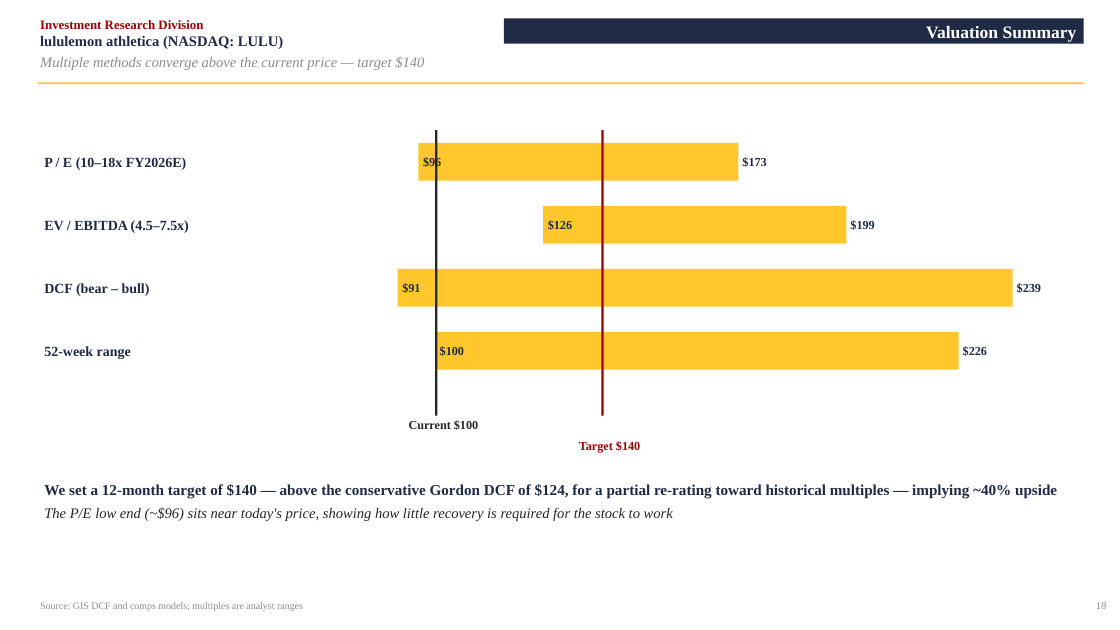
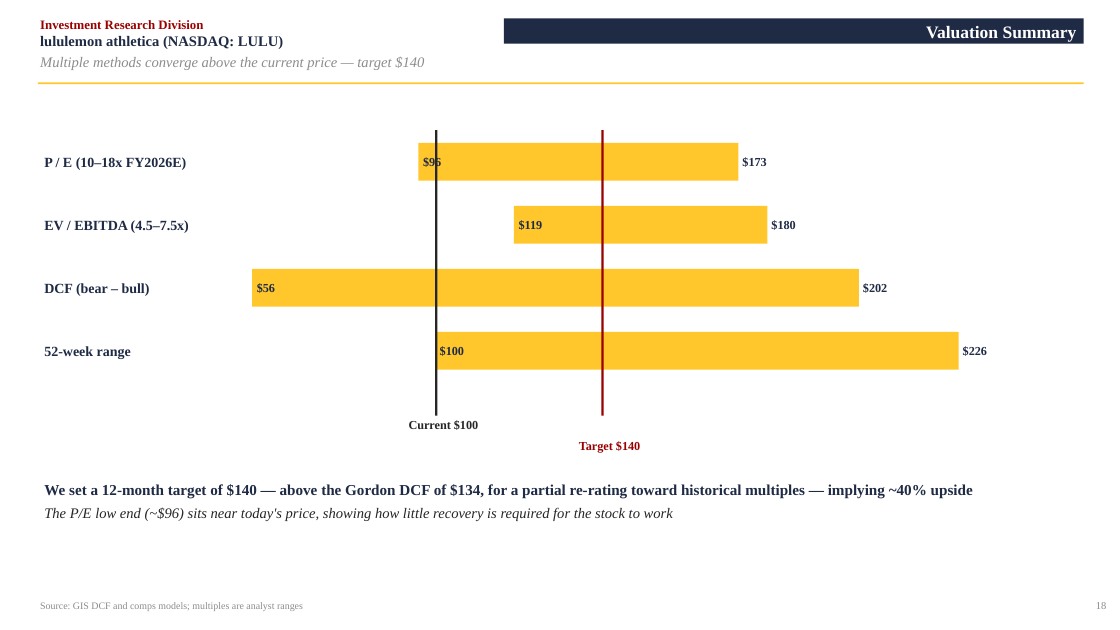
Before and after one commit to vengeanceaiUSC/RM, a slide deck: slide 19 of LULU/LULU_Investment_Pitch_Deck.pptx. Drawn at 1120x630 pixels with LibreOffice and Linux fonts; fonts in the diff are those of the drawing. Boxes give left, top, right and bottom in pixels: in the first picture for what was removed or moved away, otherwise in the second. Text is boxed around its words. In the diff, an @@ line names an element or a change of style, - is before the commit and + after.

```diff
--- a/LULU/LULU_Investment_Pitch_Deck.pptx
+++ b/LULU/LULU_Investment_Pitch_Deck.pptx
@@ rectangle "$119": place and size @@
-rectangle "$119" at box(544, 206, 847, 244)
+rectangle "$119" at box(514, 206, 768, 244)
@@ text in rectangle at box(519, 220, 543, 230): text changed @@
-$126
+$119
@@ text at box(771, 220, 795, 230): text changed @@
-$199
+$180
@@ rectangle "$56": place and size @@
-rectangle "$56" at box(397, 269, 1012, 307)
+rectangle "$56" at box(252, 269, 859, 307)
@@ text in rectangle at box(257, 283, 275, 293): text changed @@
-$91
+$56
@@ text at box(863, 283, 887, 293): text changed @@
-$239
+$202
@@ text at box(44, 484, 973, 499): text changed @@
-We set a 12-month target of $140 — above the conservative Gordon DCF of $124, for a partial re-rating toward historical multiples — implying ~40% upside
+We set a 12-month target of $140 — above the Gordon DCF of $134, for a partial re-rating toward historical multiples — implying ~40% upside
```
Also in this commit, not shown: 7 other slides changed, 6 other files.
